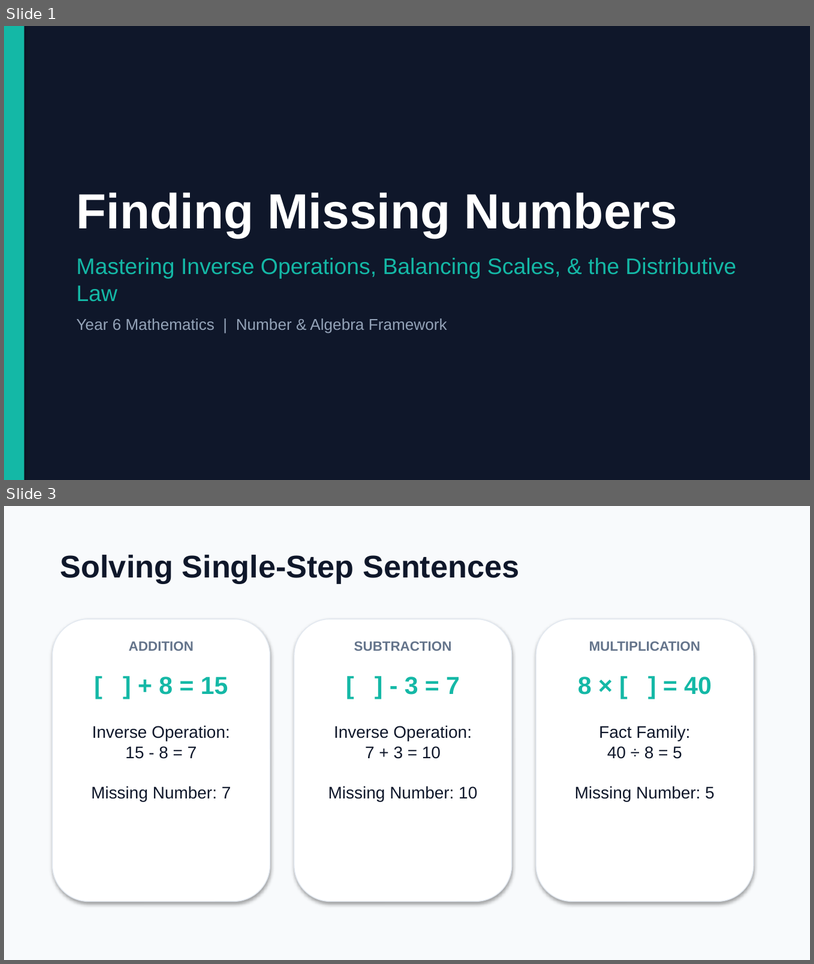
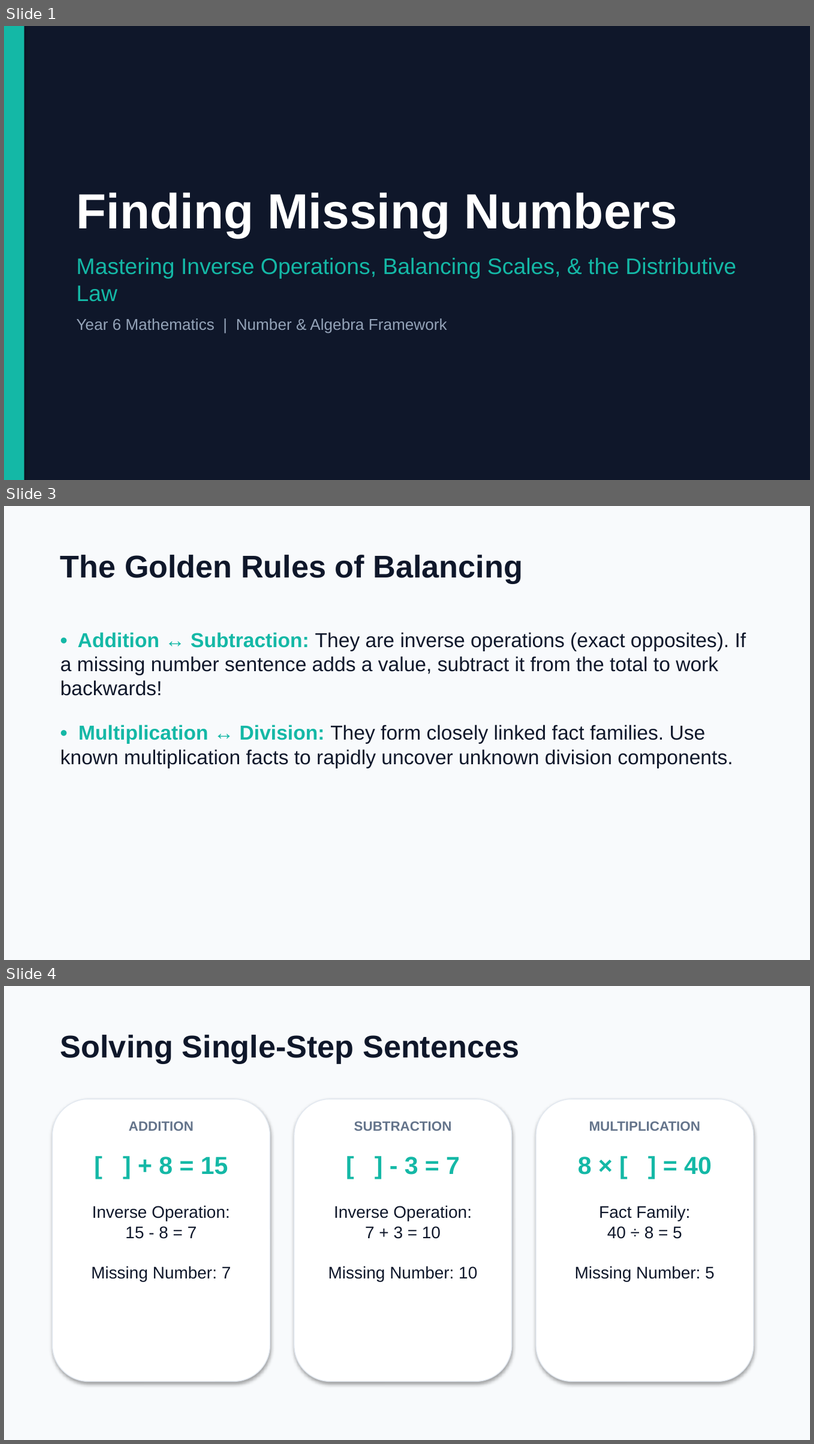
Before and after one commit to dsuth10/Joshua, a slide deck: Finding_Missing_Numbers_Lesson/Missing_Numbers_Presentation.pptx. Shown one above the other, each under a label of ours: slides 1 and 3 before the commit, slides 1, 3 and 4 after it; the slides between them are not shown. The pictures are 814x964 and 814x1444 pixels, drawn with LibreOffice and Linux fonts; fonts in the diff are those of the drawing. Boxes give left, top, right and bottom in pixels: in the first picture for what was removed or moved away, otherwise in the second. Text is boxed around its words. In the diff, an @@ line names an element or a change of style, - is before the commit and + after.

Commit message:
feat: add lesson presentation for missing numbers topic

```diff
--- a/Finding_Missing_Numbers_Lesson/Missing_Numbers_Presentation.pptx
+++ b/Finding_Missing_Numbers_Lesson/Missing_Numbers_Presentation.pptx
@@ slide 3 added at [4,506,810,960], background #FFFFFF @@
@@ rectangle added at [4,506,810,959], fill #F8FAFC @@
@@ text added at [60,555,523,583], 28 pt, text #0F172A, bold @@
+The Golden Rules of Balancing
@@ text added at [60,632,747,768], 18 pt, text #0F172A @@
+• Addition ↔ Subtraction: They are inverse operations (exact opposites). If a missing number sentence adds a value, subtract it from the total to work backwards!
+• Multiplication ↔ Division: They form closely linked fact families. Use known multiplication facts to rapidly uncover unknown division components.
@@ what was slide 3 is now slide 4 @@
```
Also in this commit, not shown: 1 slide changed, 2 other files.
